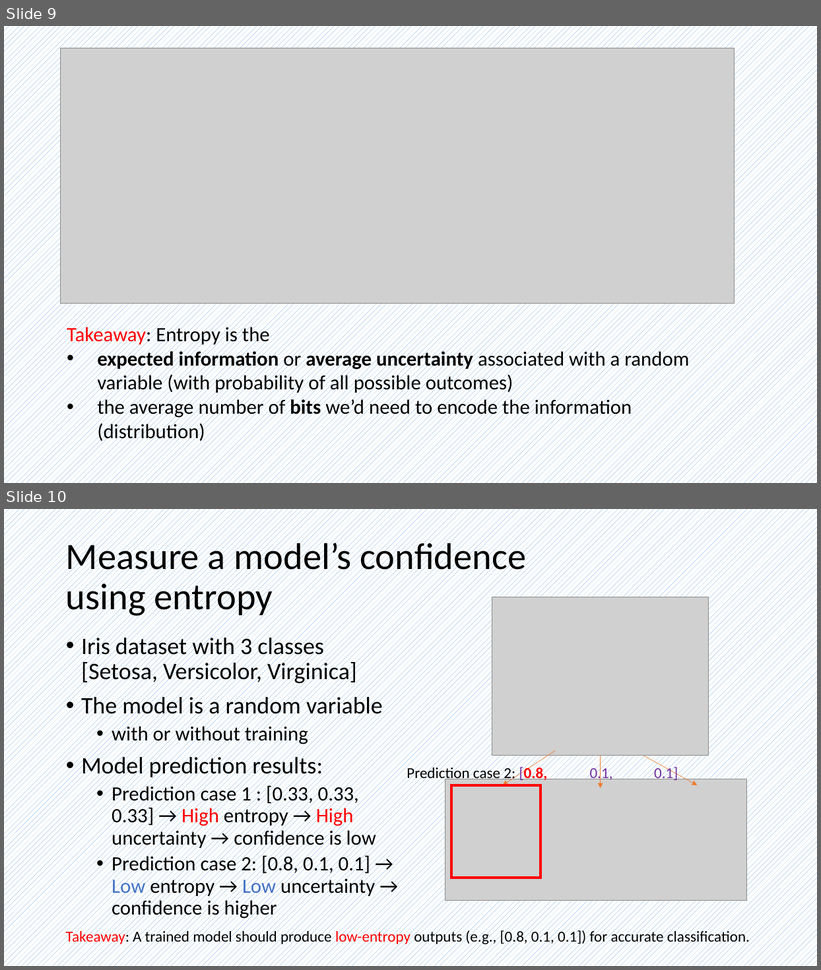
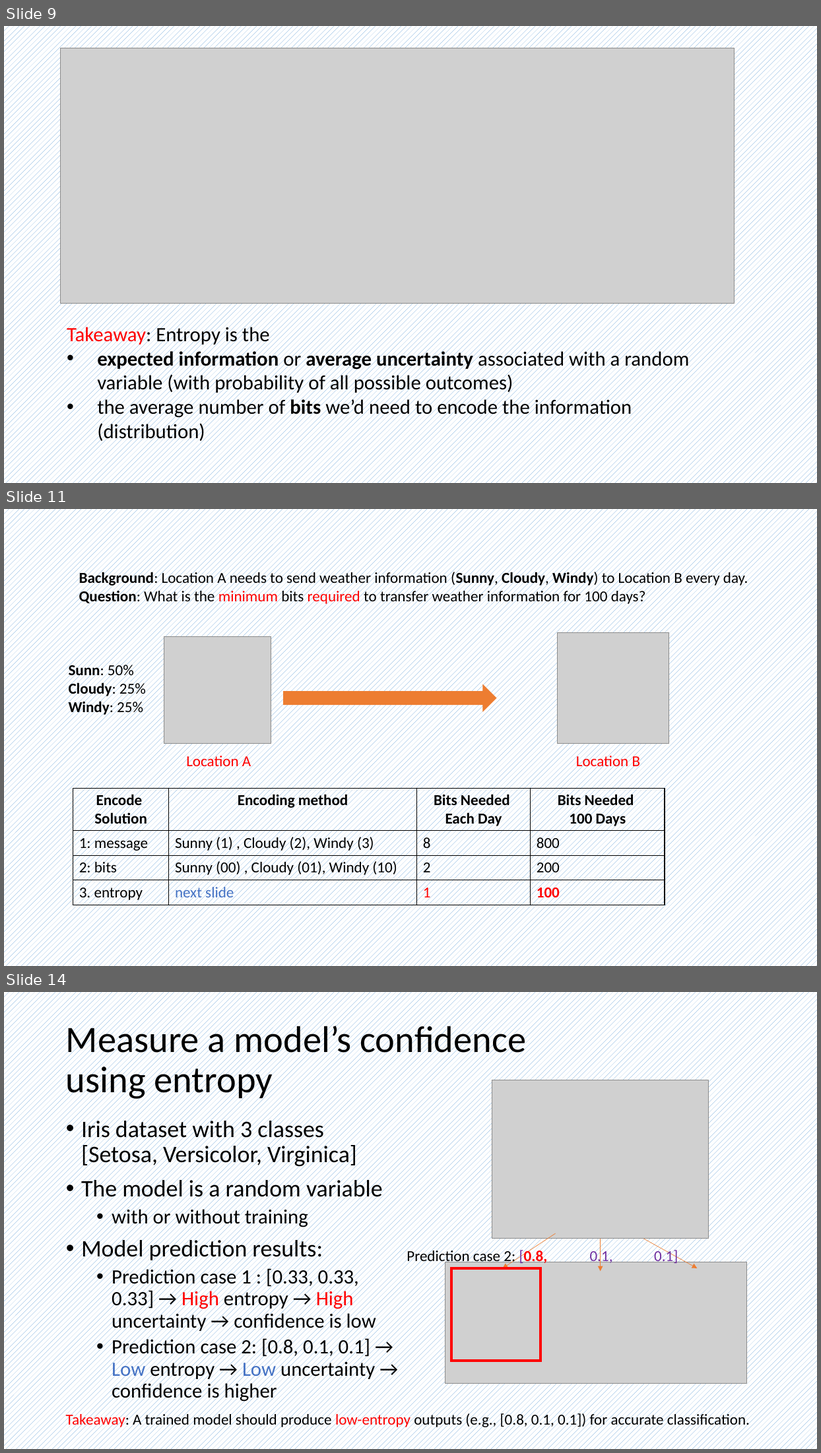
Before and after one commit to frankwxu/AI4DigitalForensics, a slide deck: lectures/08_multiclass_classification_n_to_n_2hidden/0_ML_concepts_multiclass.pptx. Shown one above the other, each under a label of ours: slides 9 and 10 before the commit, slides 9, 11 and 14 after it; the slides between them are not shown. The pictures are 821x970 and 821x1453 pixels, drawn with LibreOffice and Linux fonts; fonts in the diff are those of the drawing; grey boxes stand for pictures; background and template pictures are left out. Boxes give left, top, right and bottom in pixels: in the first picture for what was removed or moved away, otherwise in the second. Text is boxed around its words. In the diff, an @@ line names an element or a change of style, - is before the commit and + after.

```diff
--- a/lectures/08_multiclass_classification_n_to_n_2hidden/0_ML_concepts_multiclass.pptx
+++ b/lectures/08_multiclass_classification_n_to_n_2hidden/0_ML_concepts_multiclass.pptx
@@ slide 11 added at <box>4,509,817,966</box>, background pattern #5B9BD5 on #FFFFFF @@
@@ text added at <box>79,570,748,605</box>, 18 pt, text #000000 @@
+Background: Location A needs to send weather information (Sunny, Cloudy, Windy) to Location B every day.
+Question: What is the minimum bits required to transfer weather information for 100 days?
@@ picture added at <box>164,637,271,744</box> @@
@@ picture added at <box>558,633,669,745</box> @@
@@ text added at <box>69,663,146,716</box>, 18 pt, text #000000, bold @@
+Sunn: 50%
+Cloudy: 25%
+Windy: 25%
@@ right arrow added at <box>284,685,496,712</box>, fill #ED7D31, outline #ED7D31 1 pt @@
@@ text added at <box>186,754,251,771</box>, 18 pt, text #FF0000 @@
+Location A
@@ text added at <box>576,754,641,771</box>, 18 pt, text #FF0000 @@
+Location B
@@ table added at <box>73,788,665,906</box>, 4 rows, 4 columns @@
+Encode / Solution | Encoding method | Bits Needed / Each Day | Bits Needed / 100 Days
+1: message | Sunny (1) , Cloudy (2), Windy (3) | 8 | 800
+2: bits | Sunny (00) , Cloudy (01), Windy (10) | 2 | 200
+3. entropy | next slide | 1 | 100
@@ what was slide 10 is now slide 14 @@
```
Also in this commit, not shown: 3 slides changed, 6 other slides added, 6 other files.
